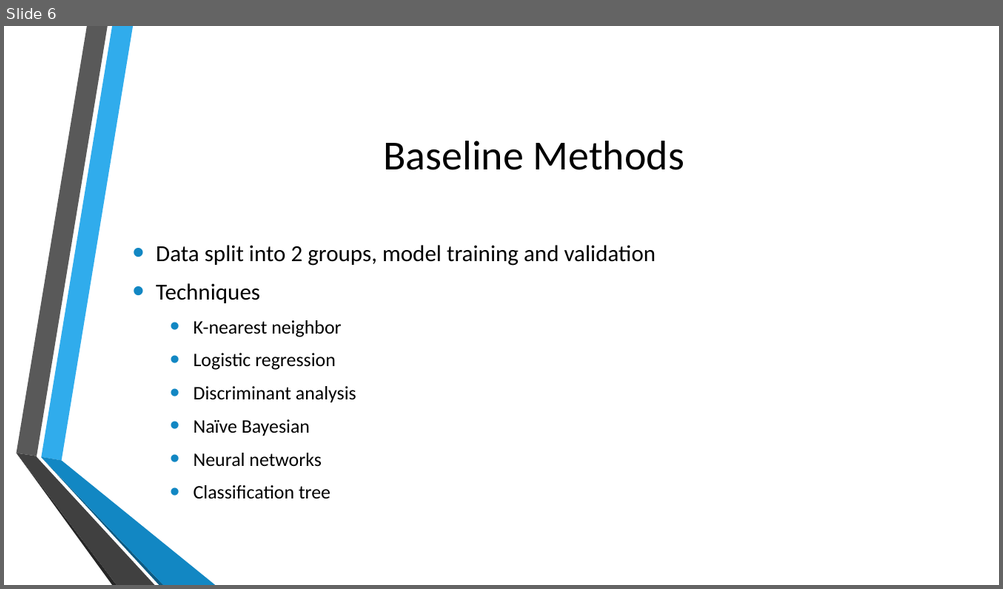
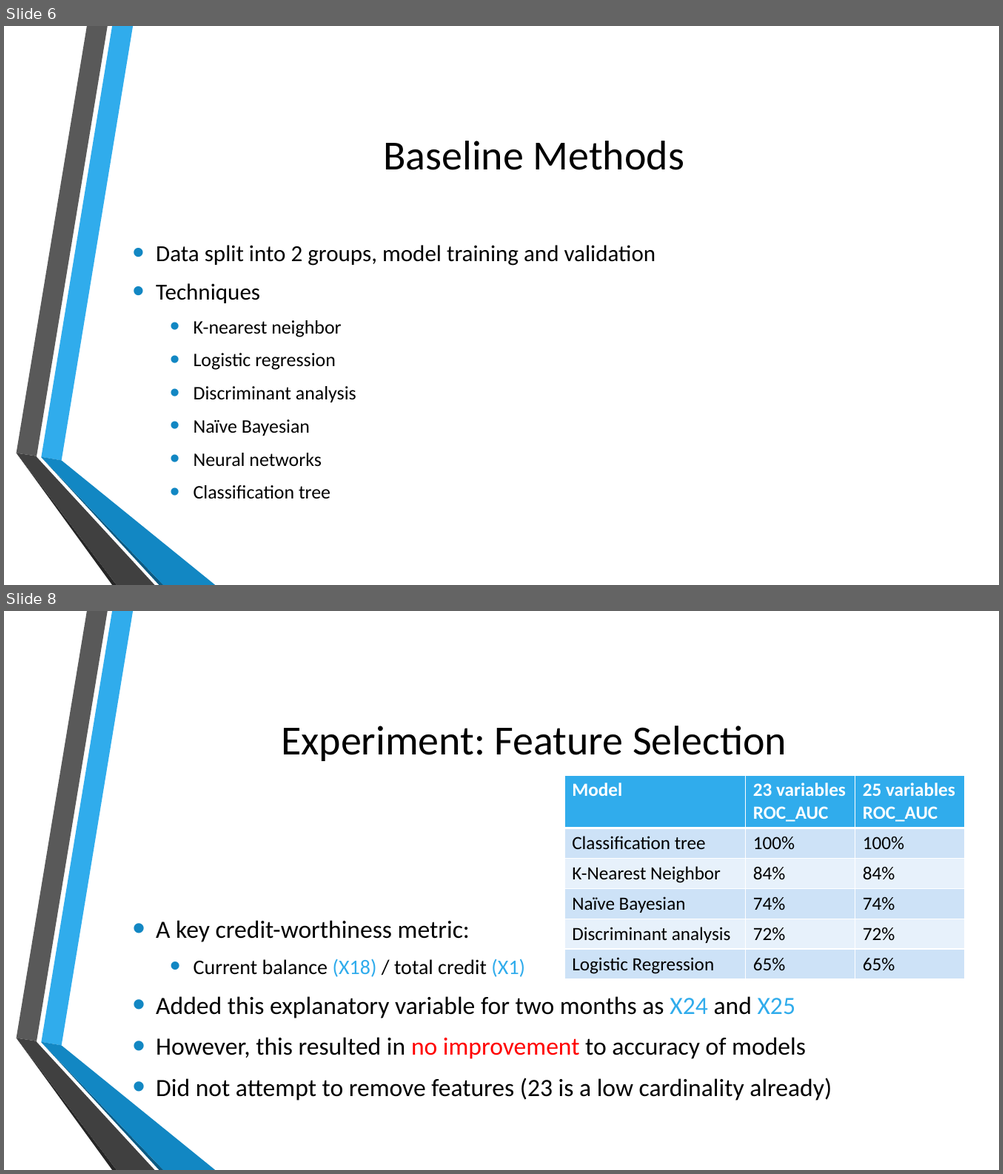
Before and after one commit to jb08/credit_card_default_ML, a slide deck: Predicting_Credit_Card_defaults.pptx. Shown one above the other, each under a label of ours: slide 6 before the commit, slides 6 and 8 after it; the slides between them are not shown. The pictures are 1003x589 and 1003x1174 pixels, drawn with LibreOffice and Linux fonts; fonts in the diff are those of the drawing; background and template pictures are left out. Boxes give left, top, right and bottom in pixels: in the first picture for what was removed or moved away, otherwise in the second. Text is boxed around its words. In the diff, an @@ line names an element or a change of style, - is before the commit and + after.

```diff
--- a/Predicting_Credit_Card_defaults.pptx
+++ b/Predicting_Credit_Card_defaults.pptx
@@ slide 8 added at [4, 611, 999, 1170], background picture (left out); not listed: 6 template elements that a slide beside it also shows @@
@@ title added at [281, 726, 786, 761], 40 pt, text #000000 @@
+Experiment: Feature Selection
@@ table added at [564, 775, 965, 979], 6 rows, 3 columns @@
+Model | 23 variables / ROC_AUC | 25 variables / ROC_AUC
+Classification tree | 100% | 100%
+K-Nearest Neighbor | 84% | 84%
+Naïve Bayesian | 74% | 74%
+Discriminant analysis | 72% | 72%
+Logistic Regression | 65% | 65%
@@ text added at [156, 920, 831, 1101], 24 pt, text #000000 @@
+• A key credit-worthiness metric:
+  • Current balance (X18) / total credit (X1)
+• Added this explanatory variable for two months as X24 and X25
+• However, this resulted in no improvement to accuracy of models
+• Did not attempt to remove features (23 is a low cardinality already)
```
Also in this commit, not shown: 6 slides changed, 2 other slides added, 1 slide removed, 2 other files.
